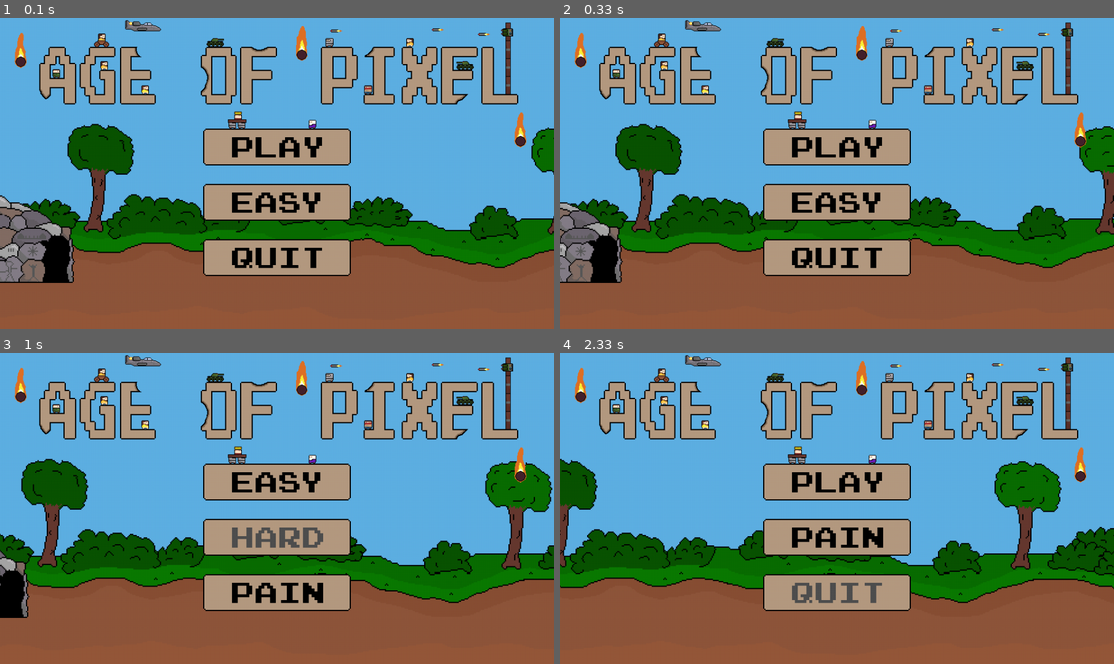
Above: before the commit, frames 1-4 (two rows, left to right).
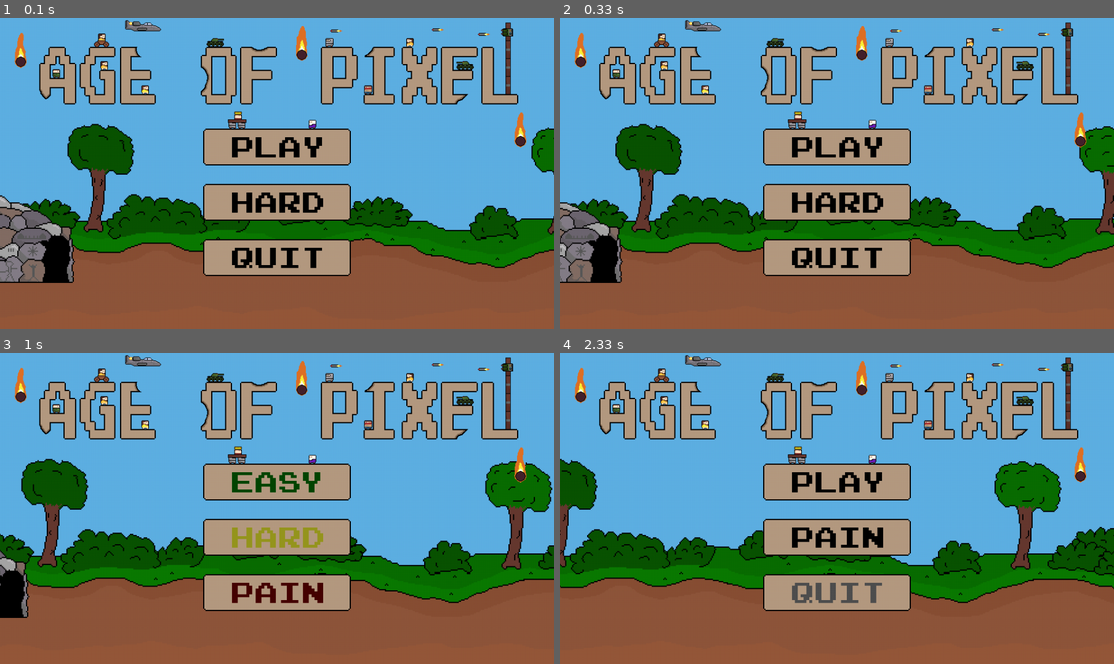
Above: after the commit, the same moments.

Repository: de-dust-enjoyer/age_of_pixel_pygame
Game: pygame game, started from main.py
Same seed, same stepped clock (60 frames per second), same inputs: the game is played once before the commit and once after it.
Inputs (mouse positions are in pixels of both pictures, inside the frame that each line leads up to):
- Up to frame 1 (0.1 s): no input
- Up to frame 2 (0.33 s): no input
- Up to frame 3 (1 s): hold Right 0.33-0.8 s; click (254, 520) at 0.88 s
- Up to frame 4 (2.33 s): click (837, 592) at 1.22 s; hold Right 1.67-2.13 s; hold Left from 2.17 s (still down)

The runs differ from the first frame. In frame 1, 0.4% of the frame differs, in the area x 42-59%, y 56-63%; in frame 2, 0.4%; in frame 3, 1.7%, in the area x 41-59%, y 38-81%; in frame 4, nothing differs.

Commit message:
added menu to choose difficulty

Diff:
--- a/main.py
+++ b/main.py
@@ -31,7 +31,7 @@
 		self.main_menu = True
 		self.choosing_difficulty = False
 
-		self.difficulty = "easy"
+		self.difficulty = "hard"
 
 		self.scaling_factor_x = 1
 		self.scaling_factor_y = 1
@@ -779,21 +779,22 @@
 				self.render_text("quit", self.font_50, (0,0,0), (self.menu_button_quit_rect.x + 47, self.menu_button_quit_rect.y))
 			else:
 				self.render_text("quit", self.font_50, (80,80,80), (self.menu_button_quit_rect.x + 47, self.menu_button_quit_rect.y))
+
 		else:
 			if not self.menu_button_play_rect.collidepoint(self.mouse_pos):
-				self.render_text("easy", self.font_50, (0,0,0), (self.menu_button_play_rect.x + 47, self.menu_button_play_rect.y ))
+				self.render_text("easy", self.font_50, (0,70,0), (self.menu_button_play_rect.x + 47, self.menu_button_play_rect.y ))
 			else:
-				self.render_text("easy", self.font_50, (80,80,80), (self.menu_button_play_rect.x + 47, self.menu_button_play_rect.y ))
+				self.render_text("easy", self.font_50, (30,150,30), (self.menu_button_play_rect.x + 47, self.menu_button_play_rect.y ))
 
 			if not self.menu_button_difficulty_rect.collidepoint(self.mouse_pos):
-				self.render_text("hard", self.font_50, (0,0,0), (self.menu_button_difficulty_rect.x + 47, self.menu_button_difficulty_rect.y))
+				self.render_text("hard", self.font_50, (70,70,0), (self.menu_button_difficulty_rect.x + 47, self.menu_button_difficulty_rect.y))
 			else:
-				self.render_text("hard", self.font_50, (80,80,80), (self.menu_button_difficulty_rect.x + 47, self.menu_button_difficulty_rect.y))
+				self.render_text("hard", self.font_50, (150,150,30), (self.menu_button_difficulty_rect.x + 47, self.menu_button_difficulty_rect.y))
 
 			if not self.menu_button_quit_rect.collidepoint(self.mouse_pos):
-				self.render_text("pain", self.font_50, (0,0,0), (self.menu_button_quit_rect.x + 47, self.menu_button_quit_rect.y))
+				self.render_text("pain", self.font_50, (70,0,0), (self.menu_button_quit_rect.x + 47, self.menu_button_quit_rect.y))
 			else:
-				self.render_text("pain", self.font_50, (80,80,80), (self.menu_button_quit_rect.x + 47, self.menu_button_quit_rect.y))
+				self.render_text("pain", self.font_50, (150,30,30), (self.menu_button_quit_rect.x + 47, self.menu_button_quit_rect.y))
 
 
 		self.display.blit(self.resize_screen(), (0,0))
